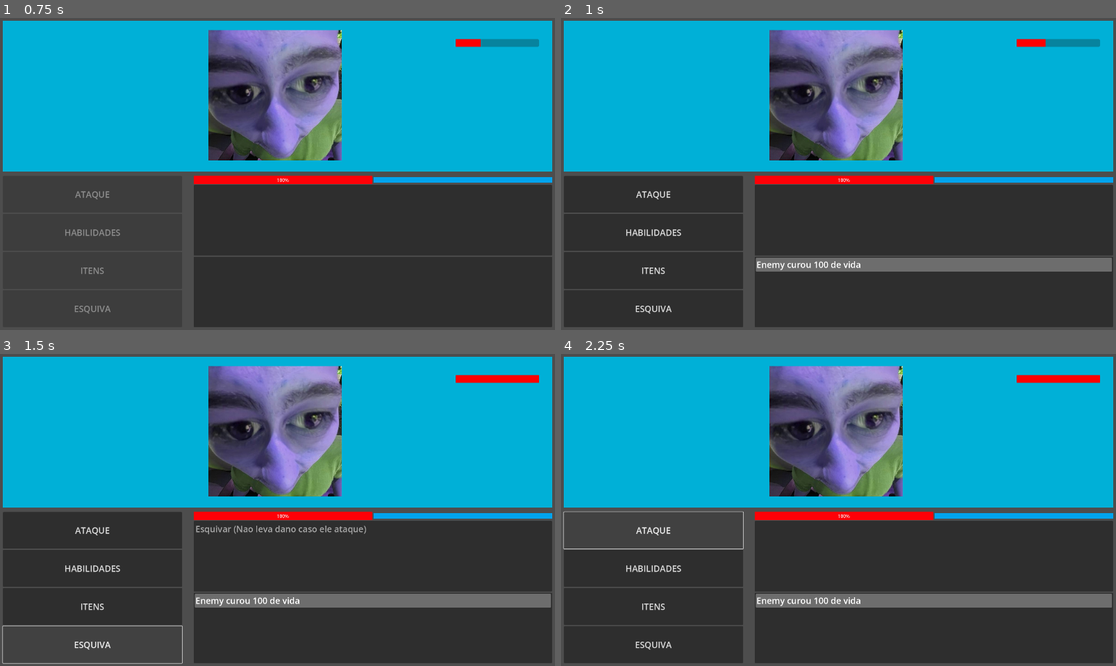
Above: before the commit, frames 1-4 (two rows, left to right).
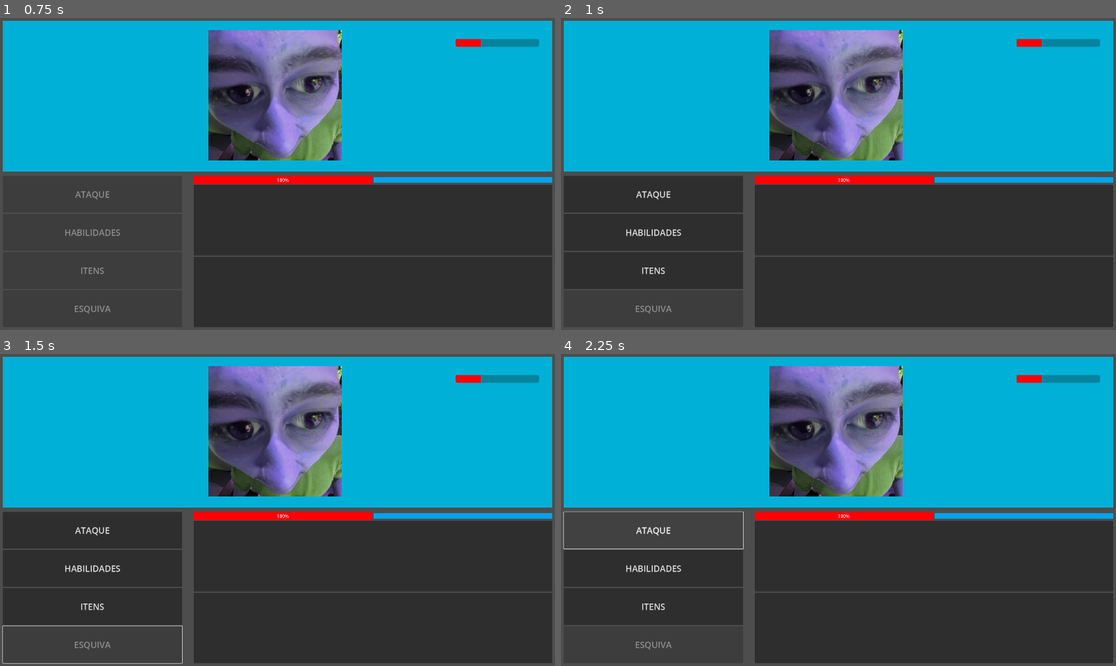
Above: after the commit, the same moments.

Repository: victor-inacio/Prototype-Macro-02
Game: Godot game, scene res://UI.tscn
The game is run twice, just before and just after one commit, with the same random seed, the same clock (stepped at 60 frames per second) and the same inputs.
Inputs (mouse positions are in pixels of both pictures, inside the frame that each line leads up to):
- Up to frame 1 (0.75 s): tap Enter at 0.5 s; move the mouse to (399, 158) at 0.52 s
- Up to frame 2 (1 s): no input
- Up to frame 3 (1.5 s): click (94, 644) at 1.25 s, where only the run before the commit has a clickable "ESQUIVA"
- Up to frame 4 (2.25 s): click "ATAQUE" at 2 s

Frame 1 is identical in both runs. In frame 2, 2.9% of the frame differs, in the area x 13-100%, y 6-95%; in frame 3, 3.5%; in frame 4, 3.2%.

Commit message:
Dodge system working

Diff:
--- a/Character.gd
+++ b/Character.gd
@@ -1,6 +1,8 @@
 extends Node
 
 class_name Character
+
+
 
 @export
 var max_stamina: int
@@ -22,12 +24,19 @@
 			on_action.emit("%s curou %d de vida" % [name, val - life])
 		life = clamp(val, 0, max_life)
 		life_changed.emit(life)
+@export
+var can_dodge = true
+
+@export
+var dodge_chance: int = 100
 
 @export
 var attacks: Array[Attack] = []
 
 @export
 var items: Array[Item] = []
+
+
 
 var abilities: Array[Ability] = []
 
@@ -42,6 +51,7 @@
 
 
 var last_action: Action
+var last_action_result: ActionResult
 var scheduled_action: ScheduledAction
 
 enum Mode {
@@ -61,6 +71,7 @@
 
 func _post_play(action: Action, result: ActionResult):
 	last_action = action
+	last_action_result = result
 	self.played.emit(self, action, result)
 
 func decrease_abilities():
@@ -96,6 +107,11 @@
 func get_all_actions() -> Array[Action]:
 	var actions: Array[Action] = []
 
+	if (can_dodge):
+		var dodge = Dodge.new()
+		dodge.chance_of_success = dodge_chance
+		actions.append(dodge)
+
 	for item in items:
 		actions.append(item)
 
--- a/Dodge.gd
+++ b/Dodge.gd
@@ -7,7 +7,7 @@
 	var result = DodgeResult.new()
 	var random = randi_range(0, 100)
 
-	var success = chance_of_success <= random
+	var success = chance_of_success >= random
 
 	result.success = success
 
--- a/FightManager.gd
+++ b/FightManager.gd
@@ -62,17 +62,25 @@
 
 	if (action is AttackResult):
 
+		if (target.last_action is Dodge):
+			var succeeded = target.last_action_result.success
 
-			var damage = action.damageGiven
-
-			var damage_increase = 0
-
-			for ability in fighter.abilities:
-				if ability is DamageIncrease:
-					damage_increase += ability.damage_increase
+			if (succeeded):
+				target.dodged.emit(target)
+				_toggle_turn()
+				return
 
 
-			target.life -= damage + damage_increase
+		var damage = action.damageGiven
+
+		var damage_increase = 0
+
+		for ability in fighter.abilities:
+			if ability is DamageIncrease:
+				damage_increase += ability.damage_increase
+
+
+		target.life -= damage + damage_increase
 
 
 	if (action is ItemResult):
--- a/UI.tscn
+++ b/UI.tscn
@@ -21,24 +21,6 @@
 [sub_resource type="StyleBoxFlat" id="StyleBoxFlat_380ov"]
 bg_color = Color(3.7608e-06, 0.64143, 0.931699, 1)
 corner_detail = 1
-
-[sub_resource type="Resource" id="Resource_qbcu6"]
-script = ExtResource("3_t81qx")
-damage = null
-chance_of_damage = null
-name = null
-execution_time = null
-
-[sub_resource type="Resource" id="Resource_cqlrc"]
-script = ExtResource("3_8ap2d")
-life_increase_type = 1
-life_increase = 100
-stamina_increase_type = null
-stamina_increase = null
-damage_increase_type = null
-damage_increase = null
-name = null
-execution_time = null
 
 [sub_resource type="Theme" id="Theme_2kcyw"]
 
@@ -215,8 +197,7 @@
 max_stamina = 100
 max_life = 100
 life = 30
-attacks = Array[ExtResource("3_t81qx")]([SubResource("Resource_qbcu6")])
-items = Array[ExtResource("3_8ap2d")]([SubResource("Resource_cqlrc")])
+dodge_chance = 0
 metadata/_edit_use_anchors_ = true
 
 [node name="TextureRect" type="TextureRect" parent="Enemy"]
@@ -267,6 +248,7 @@
 max_stamina = 100
 max_life = 100
 life = 100
+can_dodge = false
 attacks = Array[ExtResource("3_t81qx")]([SubResource("Resource_dho0o")])
 items = Array[ExtResource("3_8ap2d")]([SubResource("Resource_bbsgp")])
 
--- a/UIManager.gd
+++ b/UIManager.gd
@@ -137,7 +137,12 @@
 func _enable_all():
 	_clear_item_list()
 	for button in all_buttons:
+		if (button.text == "ESQUIVA"):
+			button.disabled = !player.can_dodge
+			continue
+
 		button.disabled = false
+
 
 
 func _on_fight_manager_fighter_changed(currFighter: Character):
Not shown: 1 places in UI.tscn that only renumber resources
